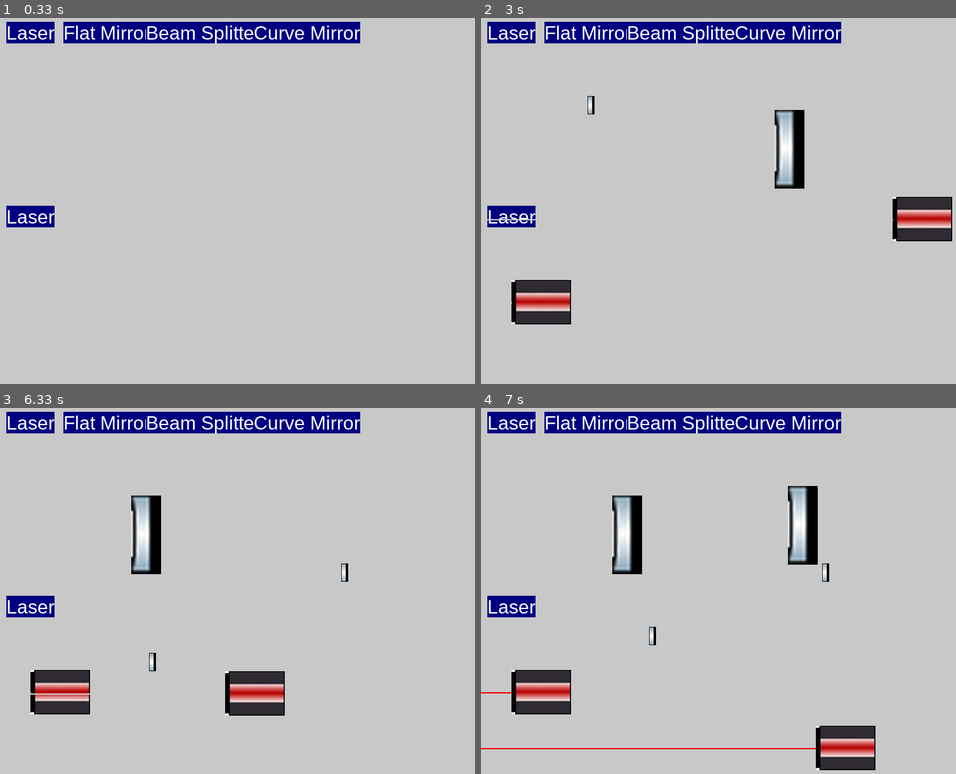
Above: before the commit, frames 1-4 (two rows, left to right).
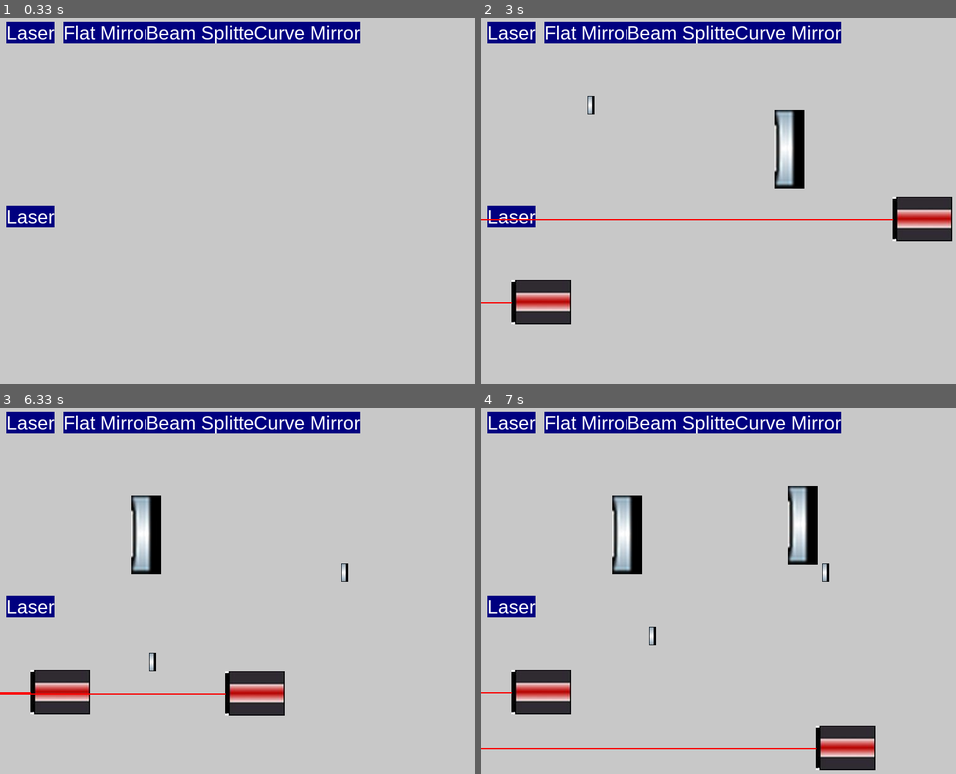
Above: after the commit, the same moments.

Repository: SamuelGaudout/Projet_M2_Lumi
Game: pygame game, started from screen.py
The game is run twice, just before and just after one commit, with the same random seed, the same clock (stepped at 60 frames per second) and the same inputs.
Inputs (mouse positions are in pixels of both pictures, inside the frame that each line leads up to):
- Up to frame 1 (0.33 s): no input
- Up to frame 2 (3 s): press the mouse at (509, 215) at 0.37 s; move the mouse to (542, 255) at 0.47 s; release the mouse at (576, 296) at 0.6 s; press the mouse at (789, 32) at 0.7 s; move the mouse to (675, 72) at 0.8 s; release the mouse at (566, 116) at 0.93 s; press the mouse at (585, 32) at 1.03 s; move the mouse to (756, 190) at 1.13 s; release the mouse at (927, 347) at 1.27 s; press the mouse at (533, 310) at 1.37 s; move the mouse to (713, 252) at 1.47 s; release the mouse at (894, 197) at 1.6 s; press the mouse at (827, 109) at 1.7 s; move the mouse to (861, 105) at 1.8 s; release the mouse at (899, 98) at 1.93 s; press the mouse at (509, 215) at 2.53 s; move the mouse to (675, 186) at 2.63 s; release the mouse at (837, 157) at 2.77 s; press the mouse at (937, 113) at 2.87 s; move the mouse to (775, 109) at 2.97 s
- Up to frame 3 (6.33 s): release the mouse at (133, 495) at 3.1 s; press the mouse at (114, 488) at 3.2 s; move the mouse to (171, 484) at 3.3 s; release the mouse at (223, 481) at 3.43 s; press the mouse at (104, 422) at 3.53 s; move the mouse to (247, 525) at 3.63 s; release the mouse at (389, 627) at 3.77 s; press the mouse at (114, 488) at 4.37 s; move the mouse to (99, 514) at 4.47 s; release the mouse at (85, 539) at 4.6 s; press the mouse at (432, 616) at 4.7 s; move the mouse to (261, 601) at 4.8 s; release the mouse at (95, 587) at 4.93 s; press the mouse at (95, 543) at 5.03 s; move the mouse to (218, 554) at 5.13 s; release the mouse at (342, 561) at 5.27 s; press the mouse at (232, 484) at 5.37 s; move the mouse to (190, 569) at 5.47 s; release the mouse at (147, 653) at 5.6 s; press the mouse at (114, 616) at 6.2 s; move the mouse to (223, 671) at 6.3 s
- Up to frame 4 (7 s): release the mouse at (813, 726) at 6.43 s; press the mouse at (637, 656) at 6.53 s; move the mouse to (642, 642) at 6.63 s; release the mouse at (647, 627) at 6.77 s; press the mouse at (789, 422) at 6.87 s; move the mouse to (813, 550) at 6.97 s

Frame 1 is identical in both runs. In frame 2, 0.3% of the frame differs, in the area x 0-87%, y 54-78%; in frame 3, 0.2%; in frame 4, nothing differs.

Commit message:
action beam splitter laser ok

Diff:
--- a/Objects.py
+++ b/Objects.py
@@ -61,7 +61,13 @@
             if l.type==TYPE_LASER:
                 self.laser_list.append(l)
 
-    def beam_lines(self,color):
+    def beam_line_objects(self,laser,object,color=(250,0,0)):
+        end_pos=(object.position()[0]+laser.size[1]/2,laser.position()[1]+laser.size[0]/2)
+        pygame.draw.line(self.screen, color, start_pos, end_pos, 2)
+        start_pos=end_pos
+        object.action_beam(end_pos[0],end_pos[1])
+
+    def beam_lines_laser(self,color):
         "Draw the beam lines"
         if color=='red':
             color=(250,0,0)
@@ -71,8 +77,19 @@
         if len(self.laser_list) !=0:
             for l in self.laser_list:
                 start_pos=(l.position()[0],l.position()[1]+l.size[0]/2)
-                end_pos=(l.position()[0]-1000,l.position()[1]+l.size[0]/2)
-                pygame.draw.line(self.screen, color, start_pos, end_pos, 2)
+                for o in self.object_list:
+                    if o.type!=TYPE_LASER:
+                        if o.position()[1]<l.position()[1]+l.size[0]/2<o.position()[1]+o.size[0]:
+                            end_pos=(o.position()[0]+l.size[1]/2,l.position()[1]+l.size[0]/2)
+                            pygame.draw.line(self.screen, color, start_pos, end_pos, 2)
+                            start_pos=end_pos
+                            o.action_beam(end_pos[0],end_pos[1],color)
+
+                        else :
+                            end_pos=(l.position()[0]-1000,l.position()[1]+l.size[0]/2)
+                            pygame.draw.line(self.screen, color, start_pos, end_pos, 2)
+                            start_pos=end_pos
+
 
 
 
@@ -86,6 +103,7 @@
         self.load_image(self.pathIm)
         self.type=TYPE_LASER
 
+
 class Flat_mirror(Object):
     "Mirror object"
     def __init__(self,scr, pos=(0,0), current=0):
@@ -94,6 +112,9 @@
         self.load_image(self.pathIm)
         self.type=TYPE_FLAT_MIRROR
 
+    def action_beam(self,beamxIn,beamyIn):
+        pass
+
 class Curve_mirror(Object):
     "Mirror object"
     def __init__(self, scr,pos=(0,0), current=0):
@@ -101,6 +122,8 @@
         self.pathIm="\Photos_Materiel\curve_mirror.jpg"
         self.load_image(self.pathIm)
         self.type=TYPE_CURVE_MIRROR
+    def action_beam(self,beamxIn,beamyIn):
+        pass
 
 class Beam_splitter(Object):
     "Beam splitter object"
@@ -109,3 +132,15 @@
         self.pathIm="\Photos_Materiel\eam_splitter.png"
         self.load_image(self.pathIm)
         self.type=TYPE_BEAM_SPLITTER
+
+    def action_beam(self,beamxIn,beamyIn, color=(250,0,0)):
+        "Split the beam in two"
+
+        start_pos1=(beamxIn,beamyIn) #start position of the transmitted beam
+        #start_pos2=(self.position()[0]+self.size[1]/2,self.position()[1]) #start position of the reflected beam
+        start_pos2=(beamxIn+(self.define_size()[1]/self.define_size()[0])*(beamyIn-self.position()[1]-self.define_size()[0]),beamyIn) #start position of the reflected beam
+        end_pos1=(0,beamyIn)
+        #end_pos2=(self.position()[0]+self.size[1]/2,0)
+        end_pos2=(beamxIn+(self.define_size()[1]/self.define_size()[0])*(beamyIn-self.position()[1]-self.define_size()[0]),0)
+        pygame.draw.line(self.screen, color, start_pos1,end_pos1 , 2)
+        pygame.draw.line(self.screen, color, start_pos2,end_pos2 , 2)
--- a/screen.py
+++ b/screen.py
@@ -67,14 +67,14 @@
             selected_object = None
 
     b=Objects.Beam(screen,object_list=optical_elements)
-    b.beam_lines(color='red')
+    b.beam_lines_laser(color='red')
 
     if selected_object:
         mouseX=pygame.mouse.get_pos()[0]
         mouseY=pygame.mouse.get_pos()[1]
-        b.beam_lines(color='erase')
+        b.beam_lines_laser(color='erase')
         selected_object.display(mouseX, mouseY)
+        b.beam_lines_laser(color='red')
 
 
-
-    pygame.display.update()
+    pygame.display.flip()
